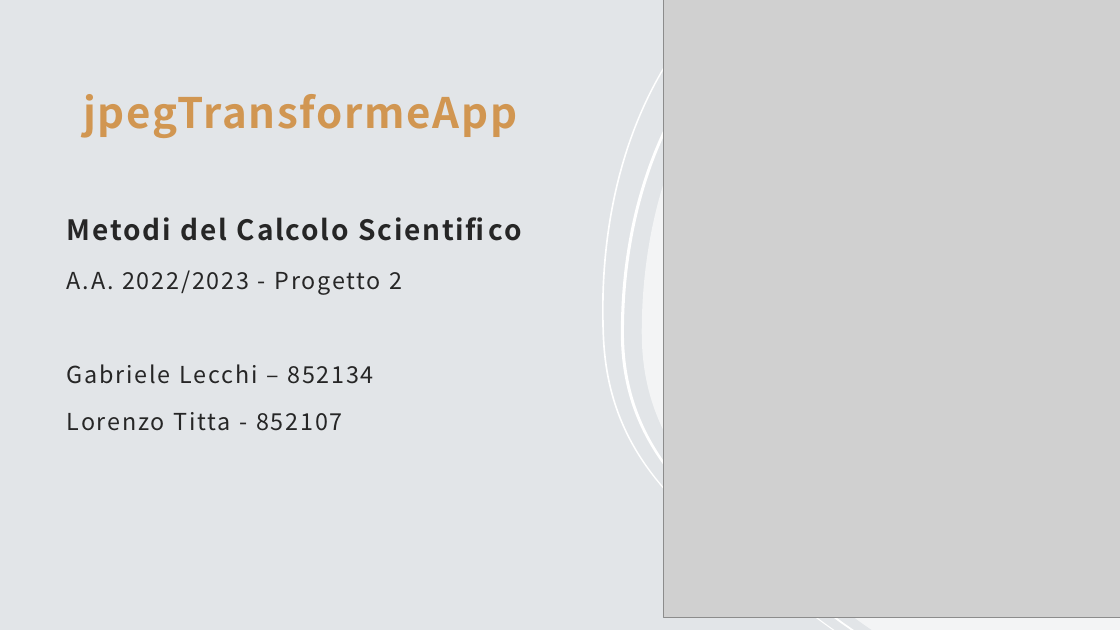
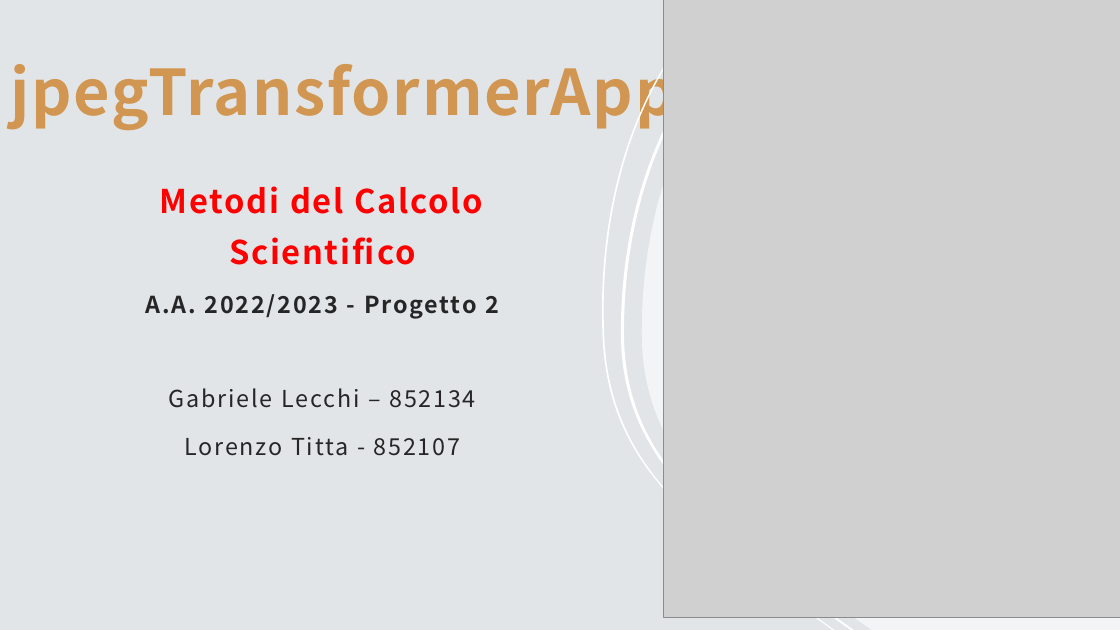
Before and after one commit to TittaLorenzo/jpegTranformerApp, a slide deck: slide 1 of jpegTransformerApp.pptx. Drawn at 1120x630 pixels with LibreOffice and Linux fonts; fonts in the diff are those of the drawing; grey boxes stand for pictures. Boxes give left, top, right and bottom in pixels: in the first picture for what was removed or moved away, otherwise in the second. Text is boxed around its words. In the diff, an @@ line names an element or a change of style, - is before the commit and + after.

```diff
--- a/jpegTransformerApp.pptx
+++ b/jpegTransformerApp.pptx
@@ title at box(10, 52, 675, 131): text changed; size 36 to 54 pt @@
-jpegTransformeApp
+jpegTransformerApp
@@ subtitle "Metodi del Calcolo Scientifico": place and size @@
-subtitle "Metodi del Calcolo Scientifico" at box(67, 217, 403, 431)
+subtitle "Metodi del Calcolo Scientifico" at box(146, 186, 499, 456)
@@ subtitle "Metodi del Calcolo Scientifico" at box(146, 186, 499, 456): size 24 to 28 pt, text colour #262626 to #FF0000 in "Metodi del Calcolo Scientifico"; bold on in "A.A. 2022/2023 - Progetto 2"; alignment left to centre @@
```
Also in this commit, not shown: 6 other slides changed, 1 slide removed, 1 other file.
